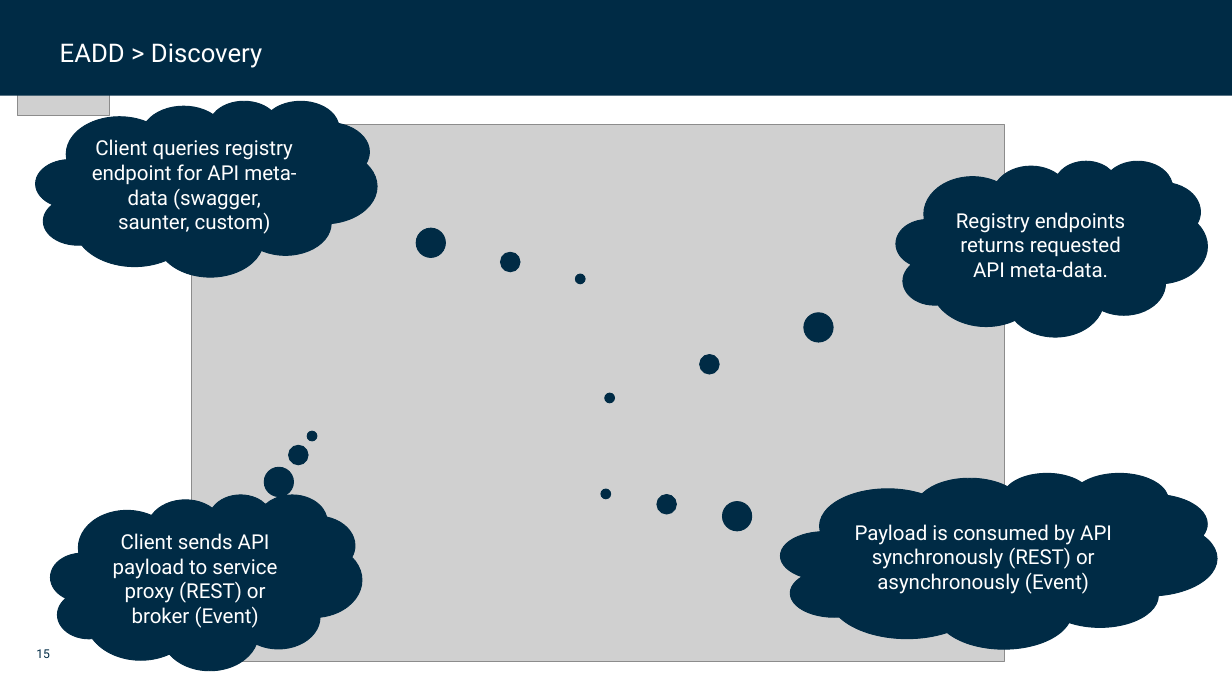
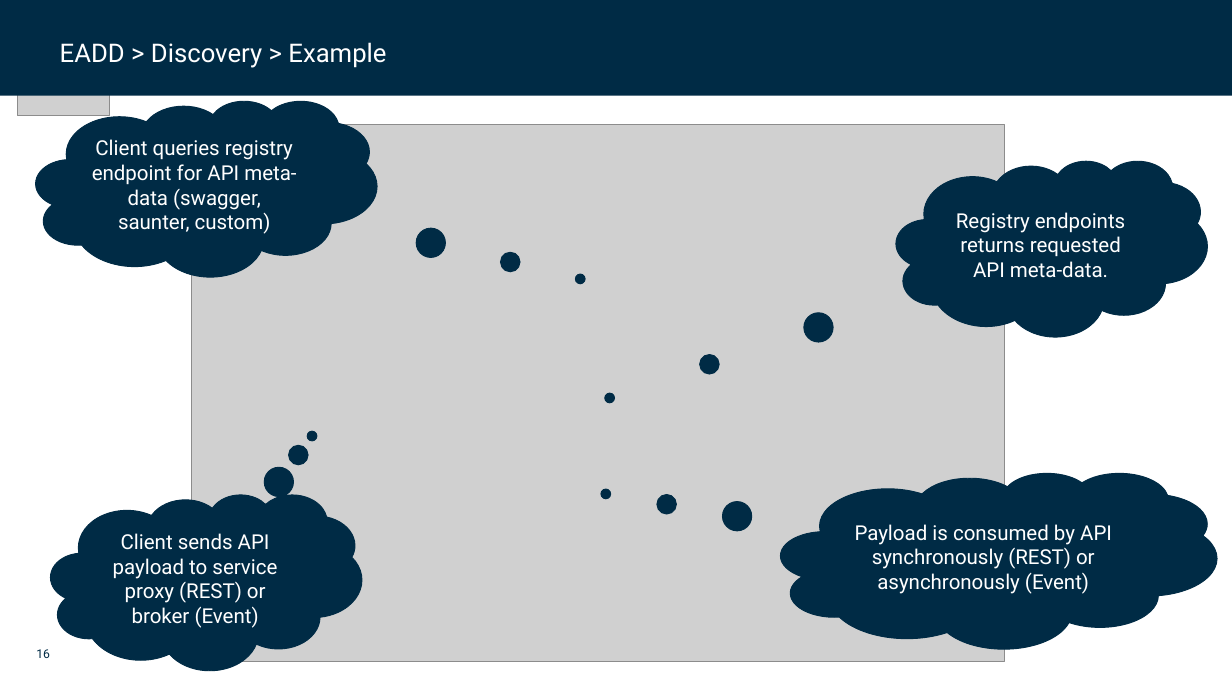
Before and after one commit to dfds/dojo, a slide deck: slide 16 of workshops/event-api-deep-dive/event-api-deep-dive.pptx (slide 15 before the commit). Drawn at 1232x693 pixels with LibreOffice and Linux fonts; fonts in the diff are those of the drawing; grey boxes stand for pictures; background and template pictures are left out. Boxes give left, top, right and bottom in pixels: in the first picture for what was removed or moved away, otherwise in the second. Text is boxed around its words. In the diff, an @@ line names an element or a change of style, - is before the commit and + after.

```diff
--- a/workshops/event-api-deep-dive/event-api-deep-dive.pptx
+++ b/workshops/event-api-deep-dive/event-api-deep-dive.pptx
@@ text at [60,42,386,68]: text changed @@
-EADD > Discovery
+EADD > Discovery > Example
@@ page number at [36,649,50,658]: text changed @@
-15
+16
```
Also in this commit, not shown: 3 other slides changed, 1 slide added.
